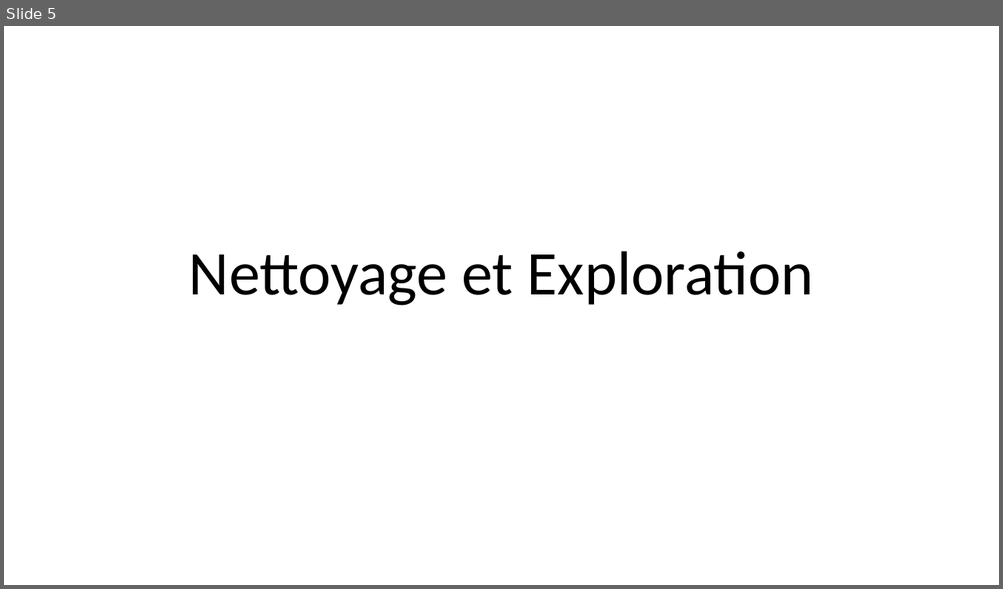
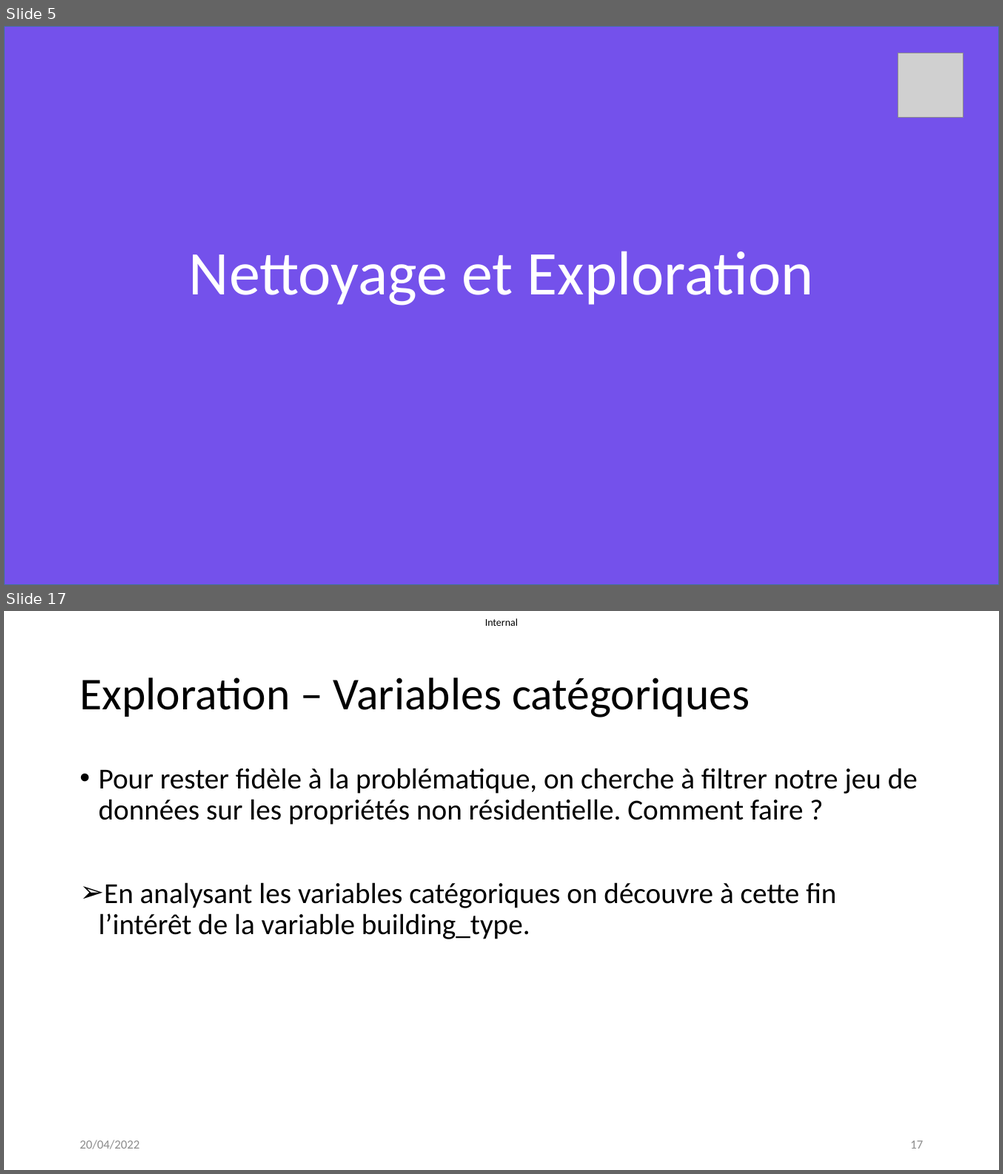
Before and after one commit to datanab/energy-consumption-prediction, a slide deck: Pélec_03_Presentation.pptx. Shown one above the other, each under a label of ours: slide 5 before the commit, slides 5 and 17 after it; the slides between them are not shown. The pictures are 1003x589 and 1003x1174 pixels, drawn with LibreOffice and Linux fonts; fonts in the diff are those of the drawing; grey boxes stand for pictures. Boxes give left, top, right and bottom in pixels: in the first picture for what was removed or moved away, otherwise in the second. Text is boxed around its words. In the diff, an @@ line names an element or a change of style, - is before the commit and + after.

```diff
--- a/Pélec_03_Presentation.pptx
+++ b/Pélec_03_Presentation.pptx
@@ slide 17 added at (4, 611, 999, 1170), background #FFFFFF @@
@@ text added at (485, 618, 518, 626), 10 pt, text #000000 @@
+Internal
@@ title added at (79, 678, 749, 718), 44 pt, text #000000 @@
+Exploration – Variables catégoriques
@@ text added at (99, 768, 917, 940), 28 pt, text #000000 @@
+• Pour rester fidèle à la problématique, on cherche à filtrer notre jeu de données sur les propriétés non résidentielle. Comment faire ?
+➢ En analysant les variables catégoriques on découvre à cette fin l’intérêt de la variable building_type.
@@ text added at (79, 1140, 139, 1150), 12 pt, text #8C8C8C @@
+20/04/2022
@@ page number added at (910, 1141, 922, 1149), 12 pt, text #8C8C8C @@
+17
@@ slide 5 changed as well @@
@@ rectangle added at (4, 26, 999, 585), fill #7451EB, outline #43739E 1 pt @@
@@ picture added at (898, 53, 963, 118) @@
@@ title "Nettoyage et Exploration" at (189, 251, 814, 306): text colour #000000 to #FFFFFF @@
```
Also in this commit, not shown: 12 other slides changed, 47 other slides added, 13 slides removed, 2 other files.
